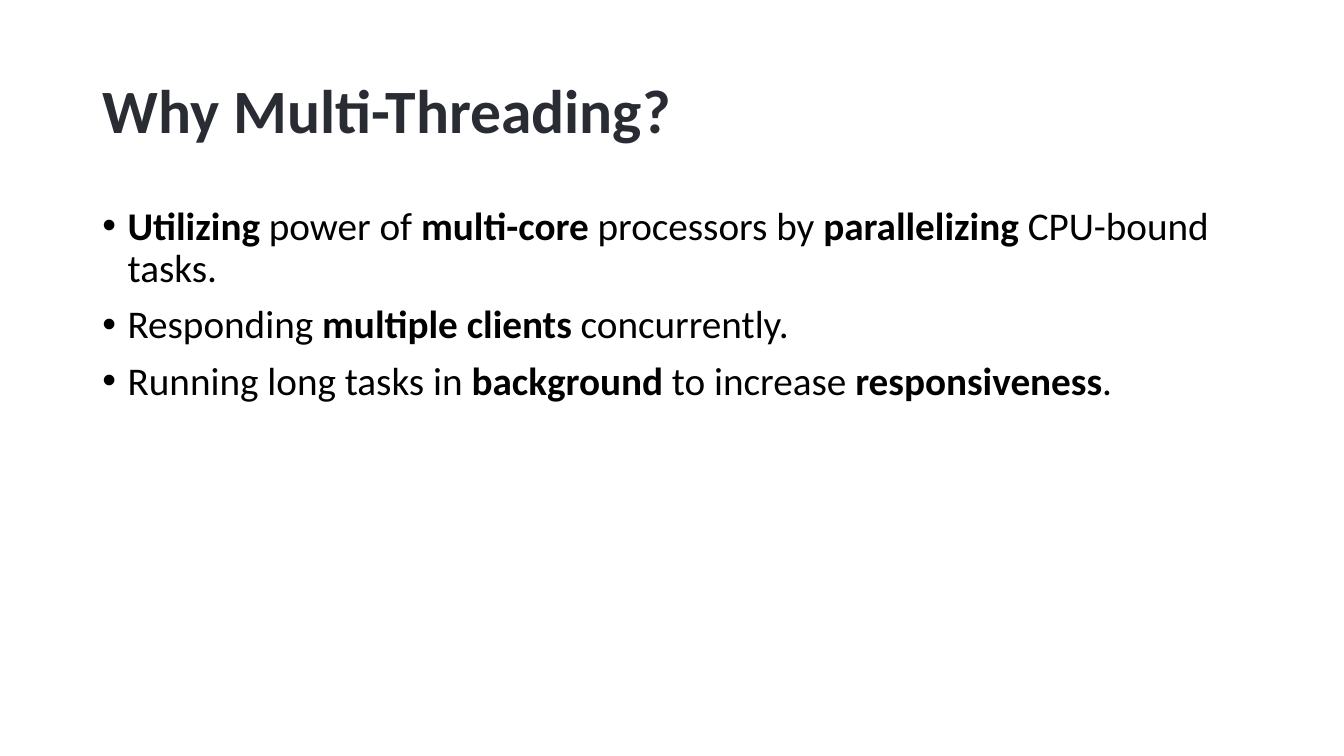
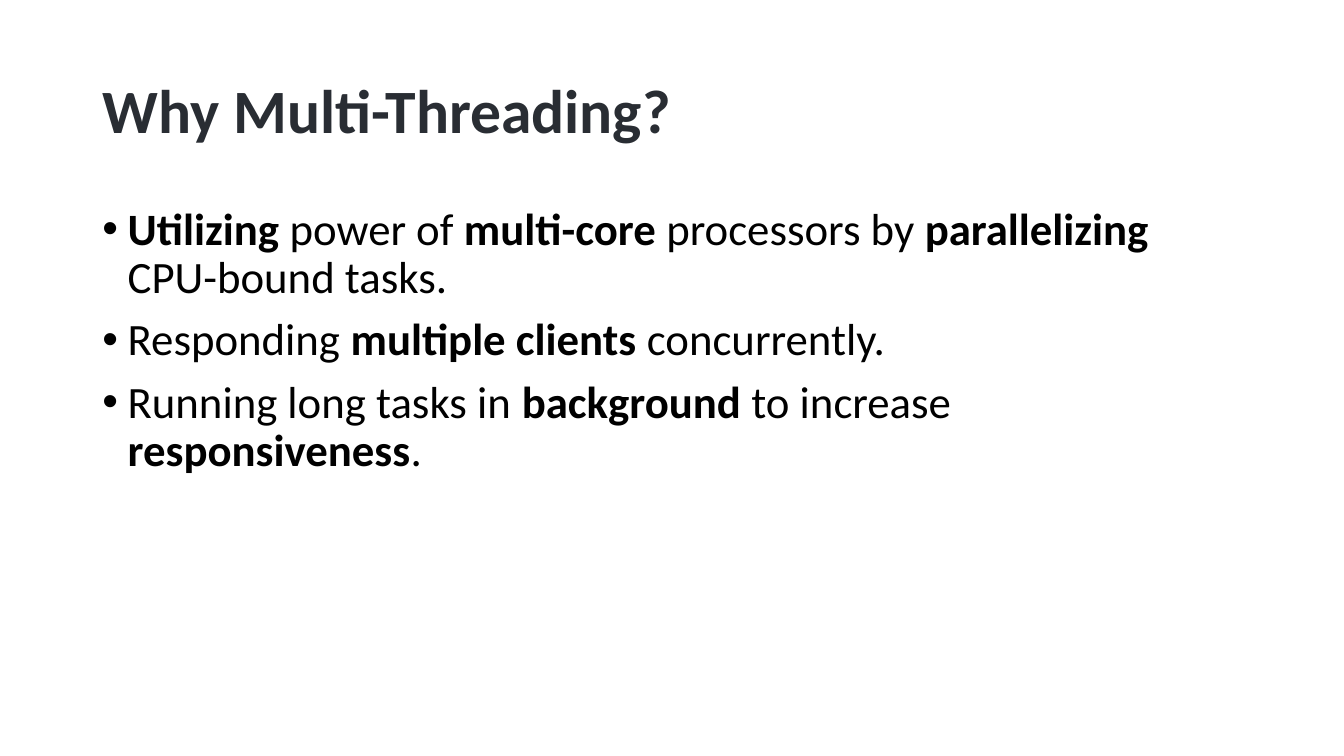
Before and after one commit to hikalkan/presentations, a slide deck: slide 3 of 2023-06-01 Dealing with Concurrency - Multi-Threading in Dotnet/Dotnet-Multi-Threading.pptx. Drawn at 1344x756 pixels with LibreOffice and Linux fonts; fonts in the diff are those of the drawing; background and template pictures are left out. Boxes give left, top, right and bottom in pixels: in the first picture for what was removed or moved away, otherwise in the second. Text is boxed around its words. In the diff, an @@ line names an element or a change of style, - is before the commit and + after.

```diff
--- a/2023-06-01 Dealing with Concurrency - Multi-Threading in Dotnet/Dotnet-Multi-Threading.pptx
+++ b/2023-06-01 Dealing with Concurrency - Multi-Threading in Dotnet/Dotnet-Multi-Threading.pptx
@@ text "Utilizing power of multi-core processors ..." at [128, 213, 1149, 473]: size 28 to 32 pt @@
```
Also in this commit, not shown: 2 other slides changed, 2 slides removed.
